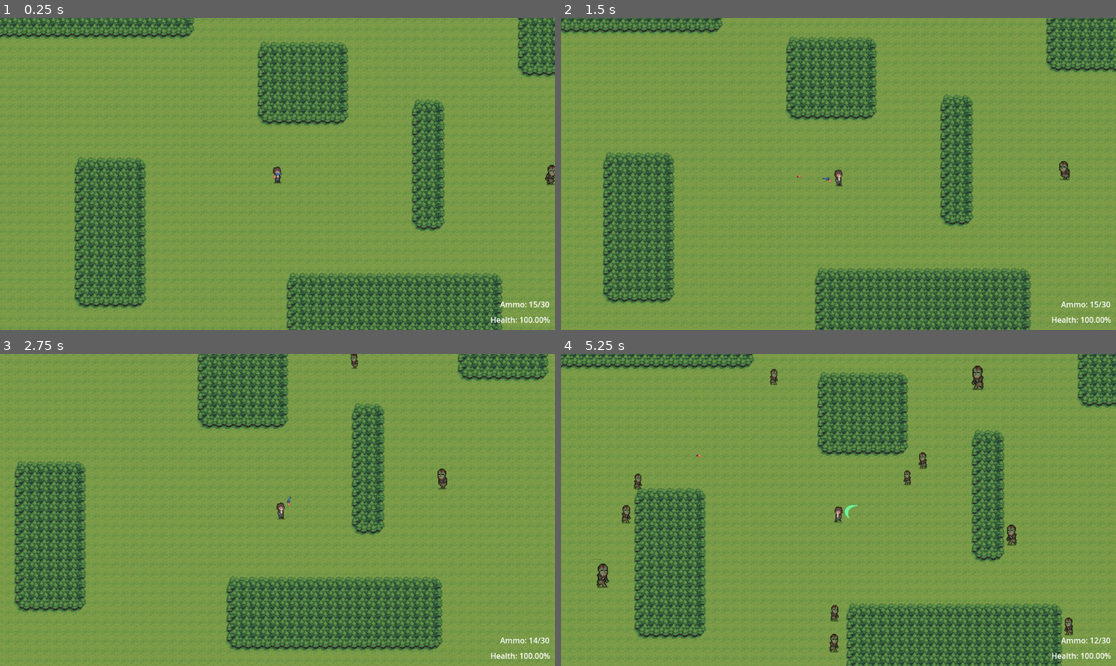
Above: before the commit, frames 1-4 (two rows, left to right).
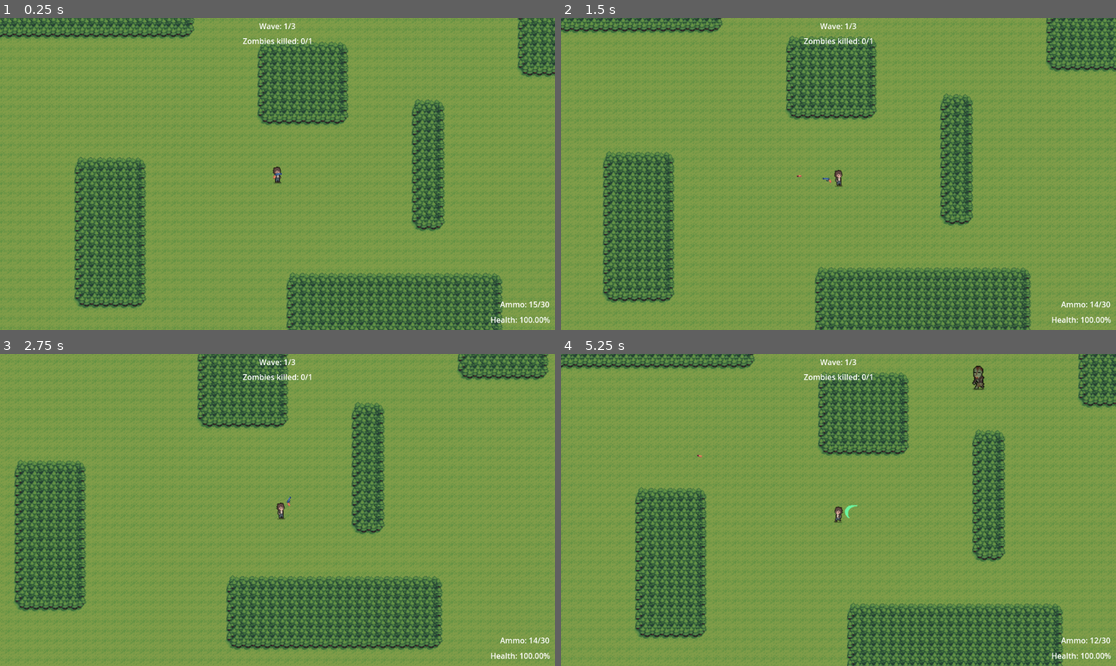
Above: after the commit, the same moments.

Repository: AustynLobo/EiDS
Game: Godot game, scene res://scenes/game.tscn
Same seed, same stepped clock (60 frames per second), same inputs: the game is played once before the commit and once after it.
Inputs (mouse positions are in pixels of both pictures, inside the frame that each line leads up to):
- Up to frame 1 (0.25 s): no input
- Up to frame 2 (1.5 s): tap Enter at 0.5 s; move the mouse to (960, 158) at 0.52 s; hold D (right) 0.53-1.28 s; tap Space (melee) at 0.6 s; click (960, 158) at 0.8 s; move the mouse to (727, 189) at 1.27 s; hold S (down) from 1.28 s (still down); click (727, 189) at 1.35 s
- Up to frame 3 (2.75 s): tap Space (melee) at 1.55, 2.1 s; move the mouse to (333, 441) at 2.02 s; release S (down) at 2.03 s; hold D (right) from 2.03 s (still down); click (333, 441) at 2.3 s
- Up to frame 4 (5.25 s): move the mouse to (810, 572) at 2.77 s; release D (right) at 2.78 s; hold W (up) 2.78-3.53 s; click (810, 572) at 2.85 s; tap Space (melee) at 3.05, 3.6, 4.55, 5.1 s; move the mouse to (1005, 556) at 3.52 s; hold A (left) 3.53-5.03 s; click (1005, 556) at 3.8 s; move the mouse to (672, 463) at 4.27 s; click (672, 463) at 4.35 s; move the mouse to (866, 510) at 5.02 s; hold S (down) from 5.03 s (still down)

The runs differ from the first frame. In frame 1, 0.3% of the frame differs, in the area x 43-100%, y 1-54%; in frame 2, 4.0%; in frame 3, 5.9%; in frame 4, 5.9%, in the area x 0-100%, y 0-100%.
Error before the commit: Invalid access to property or key 'current_ammos' on a base object of type 'Node2D (gun.gd)'. (res://scripts/player.gd:36)

Commit message:
Add wave system

Diff:
--- a/scenes/game.tscn
+++ b/scenes/game.tscn
@@ -21,9 +21,11 @@
 position_smoothing_enabled = true
 position_smoothing_speed = 10.0
 
-[node name="WaveManager" parent="." node_paths=PackedStringArray("target") instance=ExtResource("3_61sqs")]
+[node name="WaveManager" parent="." node_paths=PackedStringArray("target", "hud") instance=ExtResource("3_61sqs")]
 target = NodePath("../Player")
+wave_zombie_counts = [1, 2, 3]
 max_zombies_per_spawn = 13
+hud = NodePath("../HUD")
 
 [node name="SpawnPoint0" type="Node2D" parent="WaveManager"]
 position = Vector2(-253, -135)
--- a/scenes/hud.tscn
+++ b/scenes/hud.tscn
@@ -24,11 +24,11 @@
 [node name="AmmoLabel" type="Label" parent="."]
 anchors_preset = -1
 anchor_left = 0.991
-anchor_top = 0.935
+anchor_top = 0.985
 anchor_right = 0.991
 anchor_bottom = 0.985
 offset_left = -105.632
-offset_top = -31.8801
+offset_top = -64.28
 offset_right = 0.36792
 offset_bottom = -32.28
 grow_horizontal = 0
@@ -36,3 +36,51 @@
 text = "Ammo: 0/0"
 horizontal_alignment = 2
 vertical_alignment = 2
+
+[node name="WaveLabel" type="Label" parent="."]
+anchors_preset = 5
+anchor_left = 0.5
+anchor_right = 0.5
+offset_left = -54.0
+offset_right = 54.0
+offset_bottom = 34.0
+grow_horizontal = 2
+text = "Wave: 0/0"
+horizontal_alignment = 1
+vertical_alignment = 1
+
+[node name="WaveZombiesLabel" type="Label" parent="."]
+anchors_preset = -1
+anchor_left = 0.5
+anchor_right = 0.5
+offset_left = -78.0
+offset_top = 28.0
+offset_right = 79.0
+offset_bottom = 68.0
+grow_horizontal = 2
+grow_vertical = 2
+text = "Zombies killed: 0/0"
+horizontal_alignment = 1
+vertical_alignment = 1
+
+[node name="WaveEndLabel" type="Label" parent="."]
+anchors_preset = 8
+anchor_left = 0.5
+anchor_top = 0.5
+anchor_right = 0.5
+anchor_bottom = 0.5
+offset_left = -69.5
+offset_top = 40.5
+offset_right = 69.5
+offset_bottom = 63.5
+grow_horizontal = 2
+grow_vertical = 2
+text = "Wave 0 Complete!"
+horizontal_alignment = 1
+vertical_alignment = 1
+
+[node name="Timer" type="Timer" parent="WaveEndLabel"]
+wait_time = 3.0
+one_shot = true
+
+[connection signal="timeout" from="WaveEndLabel/Timer" to="." method="_on_wave_end_timer_timeout"]
--- a/scenes/wave_manager.gd
+++ b/scenes/wave_manager.gd
@@ -1,14 +1,19 @@
 extends Node2D
 
 @export var target: Node2D
-@export var max_zombies = 30
+@export var wave_zombie_counts = [15, 25, 35]
 @export var max_zombies_per_spawn = 10
 @export var disable_distance = 400
 
-@onready var spawn_timer = $SpawnTimer
+@onready var spawn_timer = $SpawnTimerW
 @onready var zombies = $Zombies
 
-var spawned_zombies = 0
+var current_wave = 0
+
+@export var hud: CanvasLayer
+
+var spawned_zombies = []
+var killed_zombies = []
 
 var zombie_scene = preload("res://scenes/zombie.tscn")
 
@@ -16,10 +21,15 @@
 
 # Called when the node enters the scene tree for the first time.
 func _ready() -> void:
+	for i in range(len(wave_zombie_counts)):
+		spawned_zombies.push_back(0)
+		killed_zombies.push_back(0)
+
 	for child in get_children():
 		if child.name.begins_with("SpawnPoint"):
 			spawn_points.append(child)
-	spawn_zombies()
+
+	start_wave()
 
 
 # Called every frame. 'delta' is the elapsed time since the previous frame.
@@ -27,8 +37,11 @@
 	pass
 
 func spawn_zombies():
+	if (current_wave >= len(wave_zombie_counts)):
+		return
+
 	var i = 0
-	while i < max_zombies_per_spawn and spawned_zombies < max_zombies:
+	while i < max_zombies_per_spawn and spawned_zombies[current_wave] < wave_zombie_counts[current_wave]:
 		var spawn_point: Node2D = spawn_points.pick_random()
 		if is_instance_valid(target) and spawn_point.global_position.distance_to(target.global_position) <= disable_distance:
 			continue
@@ -40,10 +53,31 @@
 		zombie.target = target
 
 		zombie.scale_factor = randf_range(0.8, 1.7)
+		zombie.zombie_dead.connect(_on_zombie_dead)
 
 		zombies.add_child(zombie)
 		i += 1
-		spawned_zombies += 1
+		spawned_zombies[current_wave] += 1
+
+func start_wave():
+	if (current_wave >= len(wave_zombie_counts)):
+		return
+
+	hud.update_current_wave(current_wave + 1)
+	hud.update_max_waves(len(wave_zombie_counts))
+
+	hud.update_zombies_killed(killed_zombies[current_wave])
+	hud.update_max_zombies(wave_zombie_counts[current_wave])
+
+	spawn_zombies()
 
 func _on_spawn_timer_timeout() -> void:
 	spawn_zombies()
+
+func _on_zombie_dead() -> void:
+	killed_zombies[current_wave] += 1
+	hud.update_zombies_killed(killed_zombies[current_wave])
+	if (killed_zombies[current_wave] >= wave_zombie_counts[current_wave]):
+		hud.trigger_wave_complete_label(current_wave + 1)
+		current_wave += 1
+		start_wave()
--- a/scenes/wave_manager.tscn
+++ b/scenes/wave_manager.tscn
@@ -4,6 +4,7 @@
 
 [node name="WaveManager" type="Node2D"]
 script = ExtResource("1_03eka")
+wave_zombie_counts = [5, 6, 7]
 
 [node name="SpawnTimer" type="Timer" parent="."]
 wait_time = 10.0
--- a/scripts/hud.gd
+++ b/scripts/hud.gd
@@ -2,6 +2,9 @@
 
 @onready var health_label: Label = $HealthLabel
 @onready var ammo_label: Label = $AmmoLabel
+@onready var wave_label: Label = $WaveLabel
+@onready var wave_zombies_label: Label = $WaveZombiesLabel
+@onready var wave_end_label: Label = $WaveEndLabel
 
 var health = 0
 var max_health = 0
@@ -9,15 +12,24 @@
 var ammo = 0
 var max_ammo = 0
 
+var current_wave = 0
+var max_waves = 0
+
+var zombies_killed = 0
+var max_zombies = 0
+
 # Called when the node enters the scene tree for the first time.
 func _ready() -> void:
 	update_health_label()
 	update_ammo_label()
+	update_wave_label()
+	update_wave_zombies_label()
+
+	wave_end_label.visible = false
 
 # Called every frame. 'delta' is the elapsed time since the previous frame.
 func _process(delta: float) -> void:
 	pass
-
 
 func update_health_label():
 	if is_instance_valid(health_label):
@@ -28,6 +40,13 @@
 	if is_instance_valid(ammo_label):
 		ammo_label.text = "Ammo: " + str(ammo) + "/" + str(max_ammo)
 
+func update_wave_label():
+	if is_instance_valid(wave_label):
+		wave_label.text = "Wave: " + str(current_wave) + "/" + str(max_waves)
+
+func update_wave_zombies_label():
+	if is_instance_valid(wave_zombies_label):
+		wave_zombies_label.text = "Zombies killed: " + str(zombies_killed) + "/" + str(max_zombies)
 
 func update_health(amount):
 	health = amount
@@ -44,3 +63,27 @@
 func update_max_ammo(amount):
 	max_ammo = amount
 	update_ammo_label()
+
+func update_current_wave(amount):
+	current_wave = amount
+	update_wave_label()
+
+func update_max_waves(amount):
+	max_waves = amount
+	update_wave_label()
+
+func update_zombies_killed(amount):
+	zombies_killed = amount
+	update_wave_zombies_label()
+
+func update_max_zombies(amount):
+	max_zombies = amount
+	update_wave_zombies_label()
+
+func trigger_wave_complete_label(completed_wave):
+	wave_end_label.text = "Wave " + str(completed_wave) + " Complete!"
+	wave_end_label.visible = true
+	wave_end_label.get_node("Timer").start()
+
+func _on_wave_end_timer_timeout() -> void:
+	wave_end_label.visible = false
--- a/scripts/player.gd
+++ b/scripts/player.gd
@@ -33,7 +33,7 @@
 				bullet_ins.direction = Vector2.RIGHT.rotated(gun.rotation)
 				gun_timer.start()
 				gun.current_ammo -= 1
-				hud.update_ammo(gun.current_ammos)
+				hud.update_ammo(gun.current_ammo)
 
 	if melee_attack_animation.is_playing():
 		gun.visible = false
--- a/scripts/zombie.gd
+++ b/scripts/zombie.gd
@@ -112,4 +112,5 @@
 func _on_health_system_health_depleted() -> void:
 	if randf() > 0.8:
 		target.get_node("Gun").add_ammo(randi_range(1, 3))
+	zombie_dead.emit()
 	queue_free()
